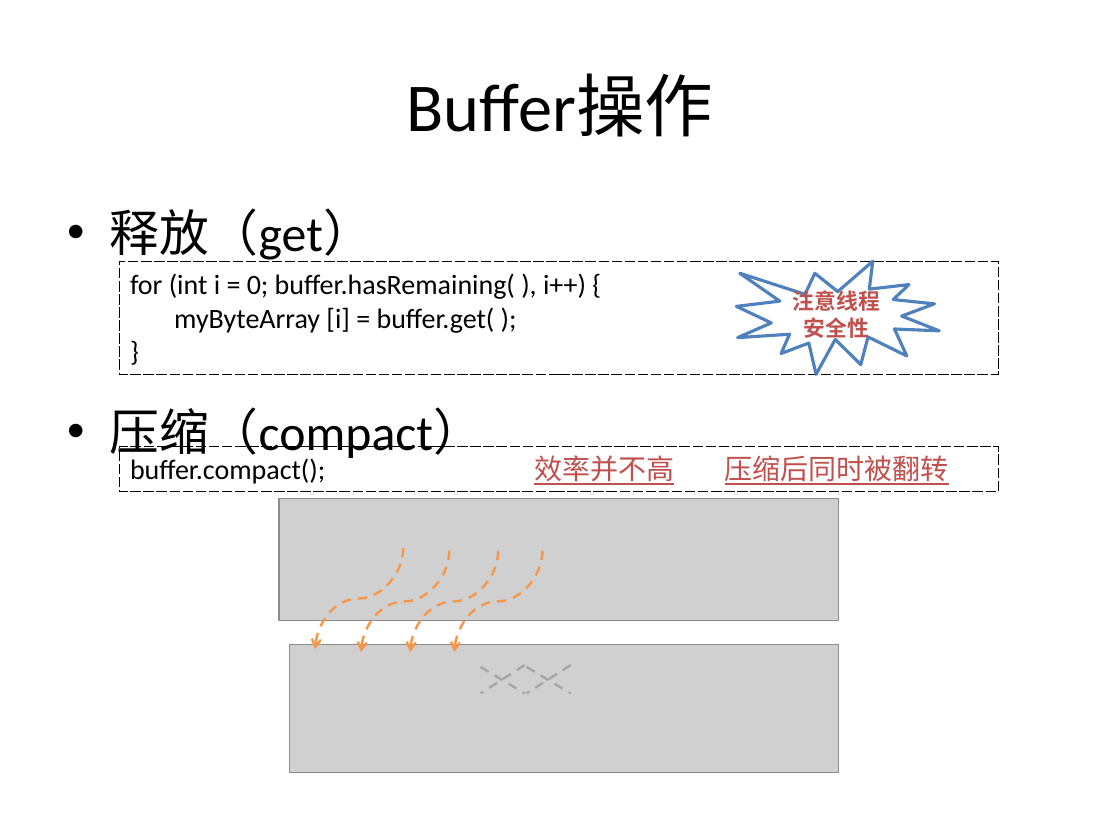
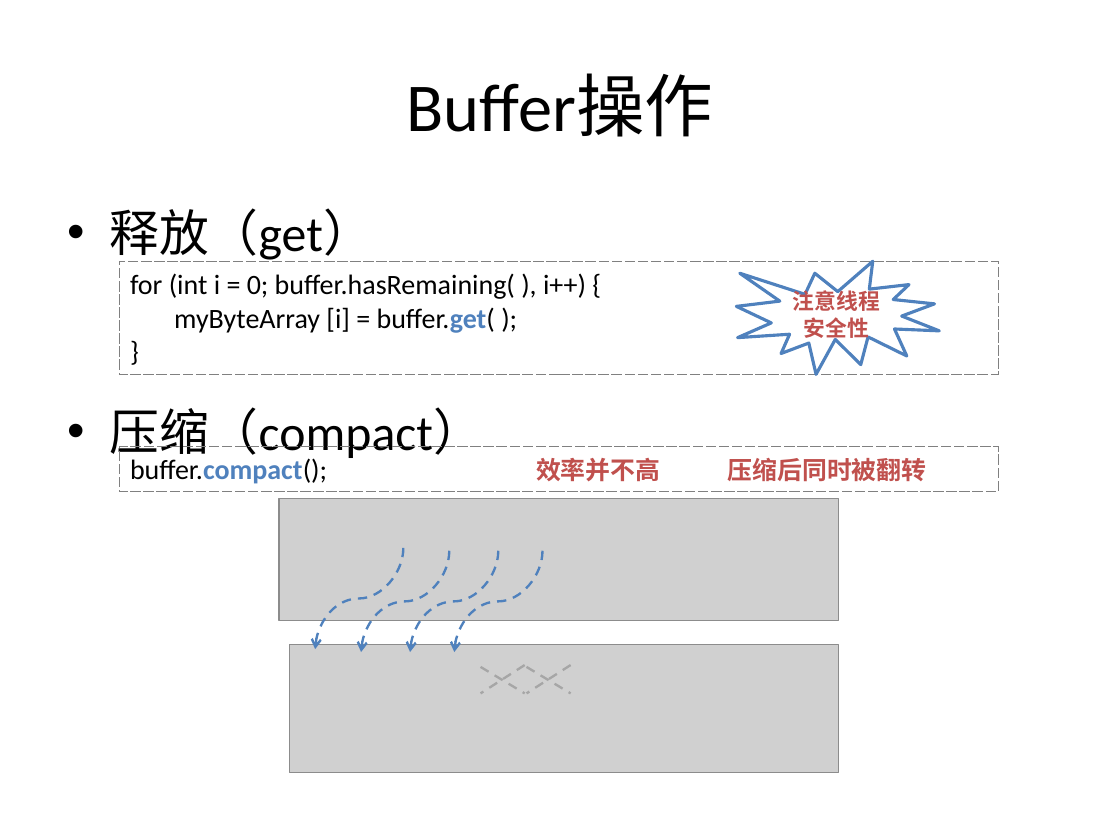
Before and after one commit to guhanjie/Knowledge-sharing, a slide deck: slide 10 of 扒一扒Java IO那些事儿.pptx (slide 9 before the commit). Drawn at 1120x840 pixels with LibreOffice and Linux fonts; fonts in the diff are those of the drawing; grey boxes stand for pictures. Boxes give left, top, right and bottom in pixels: in the first picture for what was removed or moved away, otherwise in the second. Text is boxed around its words. In the diff, an @@ line names an element or a change of style, - is before the commit and + after.

```diff
--- a/扒一扒Java IO那些事儿.pptx
+++ b/扒一扒Java IO那些事儿.pptx
@@ rectangle "for (int i = 0; ..." at [119, 261, 998, 374]: outline #000000 0.75 pt dashed to #808080 0.75 pt dashed @@
@@ text in rectangle at [174, 307, 495, 333]: text colour #000000 to #4F81BD, bold on in "buffer.get(" @@
@@ rectangle "buffer.compact(); 效率并不高 压缩后同时被翻转" at [119, 447, 998, 492]: size 18 to 16 pt, underline off in "效率并不高 压缩后同时被翻转"; text colour #000000 to #4F81BD in "buffer.compact();"; bold on in "buffer.compact(); 效率并不高 压缩后同时被翻转"; outline #000000 0.75 pt dashed to #808080 0.75 pt dashed @@
@@ curved arrow (403, 548) - (315, 650): stroke #F79646 1.5 pt dashed to #4F81BD 1.5 pt dashed @@
@@ curved arrow (449, 551) - (361, 652): stroke #F79646 1.5 pt dashed to #4F81BD 1.5 pt dashed @@
@@ curved arrow (498, 551) - (410, 652): stroke #F79646 1.5 pt dashed to #4F81BD 1.5 pt dashed @@
@@ curved arrow (542, 551) - (455, 652): stroke #F79646 1.5 pt dashed to #4F81BD 1.5 pt dashed @@
```
Also in this commit, not shown: 8 other slides changed, 9 slides added.
